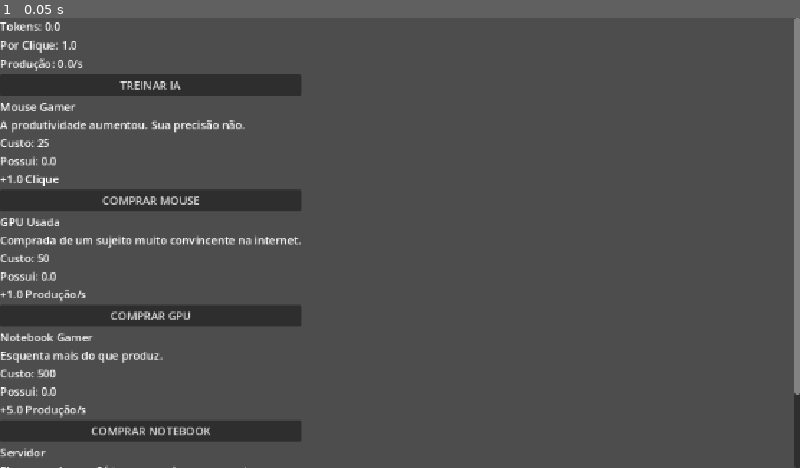
Above: before the commit, frame 1.
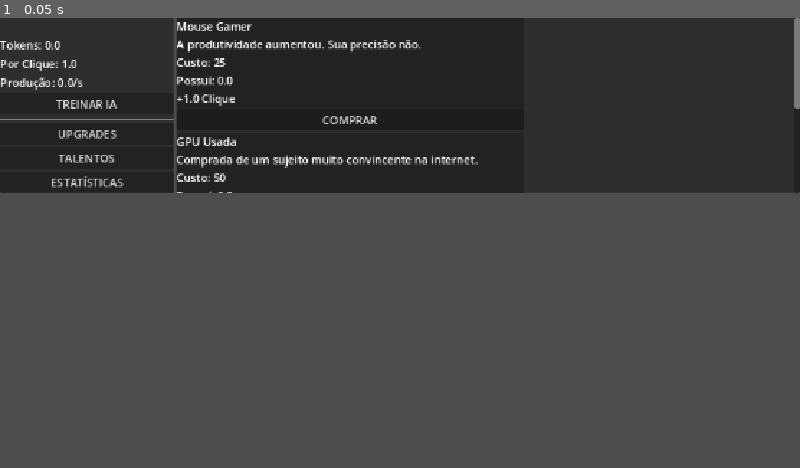
Above: after the commit, the same moment.

Repository: ERC885555/ia_tycoon
Game: Godot game, scene res://Main.tscn
The game is run twice, just before and just after one commit, with the same random seed, the same clock (stepped at 60 frames per second) and the same inputs.
Inputs:
- Up to frame 1 (0.05 s): no input

The runs differ from the first frame. In frame 1, 43% of the frame differs, in the area x 0-100%, y 0-100%.

Commit message:
Refatora UI e gera upgrades dinamicamente

Diff:
--- a/ia-tycoon/Main.tscn
+++ b/ia-tycoon/Main.tscn
@@ -12,28 +12,13 @@
 script = ExtResource("1_glv2v")
 
 [node name="ScrollContainer" type="ScrollContainer" parent="Main" unique_id=513027459]
+visible = false
 layout_mode = 0
 offset_right = 1152.0
 offset_bottom = 648.0
 
 [node name="VBoxContainer" type="VBoxContainer" parent="Main/ScrollContainer" unique_id=1256449994]
 layout_mode = 2
-
-[node name="TokensLabel" type="Label" parent="Main/ScrollContainer/VBoxContainer" unique_id=406264933]
-layout_mode = 2
-text = "Tokens: 0"
-
-[node name="ClickLabel" type="Label" parent="Main/ScrollContainer/VBoxContainer" unique_id=1120490392]
-layout_mode = 2
-text = "Por Clique: 1"
-
-[node name="ProductionLabel" type="Label" parent="Main/ScrollContainer/VBoxContainer" unique_id=1898629965]
-layout_mode = 2
-text = "Produção: 0/s"
-
-[node name="TrainButton" type="Button" parent="Main/ScrollContainer/VBoxContainer" unique_id=1250217049]
-layout_mode = 2
-text = "TREINAR IA"
 
 [node name="MouseLabel" type="Label" parent="Main/ScrollContainer/VBoxContainer" unique_id=1478327834]
 layout_mode = 2
@@ -81,8 +66,66 @@
 layout_mode = 2
 text = "COMPRAR SERVIDOR"
 
-[connection signal="pressed" from="Main/ScrollContainer/VBoxContainer/TrainButton" to="Main" method="_on_train_button_pressed"]
+[node name="HBoxContainer" type="HBoxContainer" parent="Main" unique_id=31580864]
+layout_mode = 0
+offset_right = 40.0
+offset_bottom = 40.0
+
+[node name="SidePanel" type="PanelContainer" parent="Main/HBoxContainer" unique_id=392501716]
+custom_minimum_size = Vector2(250, 0)
+layout_mode = 2
+offset_transform_enabled = true
+
+[node name="VBoxContainer" type="VBoxContainer" parent="Main/HBoxContainer/SidePanel" unique_id=346101039]
+layout_mode = 2
+
+[node name="TitleLabel" type="Label" parent="Main/HBoxContainer/SidePanel/VBoxContainer" unique_id=1099046927]
+layout_mode = 2
+
+[node name="TokensLabel" type="Label" parent="Main/HBoxContainer/SidePanel/VBoxContainer" unique_id=406264933]
+layout_mode = 2
+text = "Tokens: 0"
+
+[node name="ClickLabel" type="Label" parent="Main/HBoxContainer/SidePanel/VBoxContainer" unique_id=1120490392]
+layout_mode = 2
+text = "Por Clique: 1"
+
+[node name="ProductionLabel" type="Label" parent="Main/HBoxContainer/SidePanel/VBoxContainer" unique_id=1898629965]
+layout_mode = 2
+text = "Produção: 0/s"
+
+[node name="TrainButton" type="Button" parent="Main/HBoxContainer/SidePanel/VBoxContainer" unique_id=1250217049]
+layout_mode = 2
+text = "TREINAR IA"
+
+[node name="HSeparator" type="HSeparator" parent="Main/HBoxContainer/SidePanel/VBoxContainer" unique_id=671475937]
+layout_mode = 2
+
+[node name="UpgradesButton" type="Button" parent="Main/HBoxContainer/SidePanel/VBoxContainer" unique_id=1666240104]
+layout_mode = 2
+text = "UPGRADES"
+
+[node name="TalentsButton" type="Button" parent="Main/HBoxContainer/SidePanel/VBoxContainer" unique_id=364912919]
+layout_mode = 2
+text = "TALENTOS"
+
+[node name="StatsButton" type="Button" parent="Main/HBoxContainer/SidePanel/VBoxContainer" unique_id=1489698092]
+layout_mode = 2
+text = "ESTATÍSTICAS"
+
+[node name="ContentPanel" type="PanelContainer" parent="Main/HBoxContainer" unique_id=912018449]
+custom_minimum_size = Vector2(898, 0)
+layout_mode = 2
+
+[node name="ScrollContainer" type="ScrollContainer" parent="Main/HBoxContainer/ContentPanel" unique_id=978089648]
+layout_mode = 2
+
+[node name="UpgradesContainer" type="VBoxContainer" parent="Main/HBoxContainer/ContentPanel/ScrollContainer" unique_id=1344156132]
+custom_minimum_size = Vector2(500, 500)
+layout_mode = 2
+
 [connection signal="pressed" from="Main/ScrollContainer/VBoxContainer/BuyMouseButton" to="Main" method="_on_buy_mouse_button_pressed"]
 [connection signal="pressed" from="Main/ScrollContainer/VBoxContainer/BuyGpuButton" to="Main" method="_on_buy_gpu_button_pressed"]
 [connection signal="pressed" from="Main/ScrollContainer/VBoxContainer/BuyNotebookButton" to="Main" method="_on_buy_notebook_button_pressed"]
 [connection signal="pressed" from="Main/ScrollContainer/VBoxContainer/BuyServidorButton" to="Main" method="_on_buy_servidor_button_pressed"]
+[connection signal="pressed" from="Main/HBoxContainer/SidePanel/VBoxContainer/TrainButton" to="Main" method="_on_train_button_pressed"]
--- a/ia-tycoon/data/upgrades.json
+++ b/ia-tycoon/data/upgrades.json
@@ -2,6 +2,7 @@
   "mouse": {
 	"name": "Mouse Gamer",
 	"description": "A produtividade aumentou. Sua precisão não.",
+	"visible": true,
 	"cost": 25,
 	"owned": 0,
 	"type": "click",
@@ -12,6 +13,8 @@
   "gpu": {
 	"name": "GPU Usada",
 	"description": "Comprada de um sujeito muito convincente na internet.",
+	"visible": true,
+	"unlocks": "notebook",
 	"cost": 50,
 	"owned": 0,
 	"type": "production",
@@ -22,6 +25,8 @@
   "notebook": {
 	"name": "Notebook Gamer",
 	"description": "Esquenta mais do que produz.",
+	"visible": false,
+	"unlocks": "servidor",
 	"cost": 500,
 	"owned": 0,
 	"type": "production",
@@ -32,6 +37,8 @@
   "servidor": {
 	"name": "Servidor",
 	"description": "Ele nunca dorme. Só trava nos piores momentos.",
+	"visible": false,
+	"unlocks": "datacenter",
 	"cost": 2500,
 	"owned": 0,
 	"type": "production",
--- a/ia-tycoon/main.gd
+++ b/ia-tycoon/main.gd
@@ -4,14 +4,10 @@
 # REFERENCES
 # ==========================
 
-@onready var tokens_label = $ScrollContainer/VBoxContainer/TokensLabel
-@onready var click_label = $ScrollContainer/VBoxContainer/ClickLabel
-@onready var production_label = $ScrollContainer/VBoxContainer/ProductionLabel
-
-@onready var mouse_label = $ScrollContainer/VBoxContainer/MouseLabel
-@onready var gpu_label = $ScrollContainer/VBoxContainer/GpuLabel
-@onready var notebook_label = $ScrollContainer/VBoxContainer/NotebookLabel
-@onready var servidor_label = $ScrollContainer/VBoxContainer/ServidorLabel
+@onready var tokens_label = $HBoxContainer/SidePanel/VBoxContainer/TokensLabel
+@onready var click_label = $HBoxContainer/SidePanel/VBoxContainer/ClickLabel
+@onready var production_label = $HBoxContainer/SidePanel/VBoxContainer/ProductionLabel
+@onready var upgrades_container = $HBoxContainer/ContentPanel/ScrollContainer/UpgradesContainer
 
 # ==========================
 # FEATURES
@@ -48,8 +44,8 @@
 	gpu = get_upgrade("gpu")
 	notebook = get_upgrade("notebook")
 	servidor = get_upgrade("servidor")
-	# print(upgrades)
 	load_game()
+	create_upgrade_cards()
 	update_ui()
 
 func _process(delta):
@@ -68,10 +64,6 @@
 	tokens_label.text = "Tokens: " + str(snapped(tokens, 0.1))
 	click_label.text = "Por Clique: " + str(click_power)
 	production_label.text = "Produção: " + str(auto_production) + "/s"
-	gpu_label.text = get_upgrade_text(gpu)
-	mouse_label.text = get_upgrade_text(mouse)
-	notebook_label.text = get_upgrade_text(notebook)
-	servidor_label.text = get_upgrade_text(servidor)
 
 func load_upgrades():
 	var file = FileAccess.open(
@@ -106,20 +98,21 @@
 		auto_production += upgrade.value
 	upgrade.cost *= upgrade.multiplier
 	update_ui()
+	create_upgrade_cards()
 
 func get_upgrade(id):
 	return upgrades[id]
 
 func get_upgrade_text(upgrade):
 	var text = ""
-	text += upgrade.name
-	text += "\n" + upgrade.description
-	text += "\nCusto: " + str(int(upgrade.cost))
-	text += "\nPossui: " + str(upgrade.owned)
-	if upgrade.type == "click":
-		text += "\n+" + str(upgrade.value) + " Clique"
-	if upgrade.type == "production":
-		text += "\n+" + str(upgrade.value) + " Produção/s"
+	text += upgrade["name"]
+	text += "\n" + upgrade["description"]
+	text += "\nCusto: " + str(int(upgrade["cost"]))
+	text += "\nPossui: " + str(upgrade["owned"])
+	if upgrade["type"] == "click":
+		text += "\n+" + str(upgrade["value"]) + " Clique"
+	if upgrade["type"] == "production":
+		text += "\n+" + str(upgrade["value"]) + " Produção/s"
 	return text
 
 func _on_buy_gpu_button_pressed():
@@ -180,3 +173,26 @@
 	if what == NOTIFICATION_WM_CLOSE_REQUEST:
 		save_game()
 		get_tree().quit()
+
+func create_upgrade_cards():
+	for child in upgrades_container.get_children():
+		child.queue_free()
+	for id in upgrades:
+		var upgrade = upgrades[id]
+		if not upgrade["visible"]:
+			continue
+		var card = PanelContainer.new()
+		var vbox = VBoxContainer.new()
+		var label = Label.new()
+		var button = Button.new()
+		label.text = get_upgrade_text(upgrade)
+		button.text = "COMPRAR"
+		button.pressed.connect(
+			func():
+				buy_upgrade(upgrade)
+		)
+		card.add_child(vbox)
+		vbox.add_child(label)
+		vbox.add_child(button)
+		upgrades_container.add_child(card)
+		upgrades_container.add_child(label)
